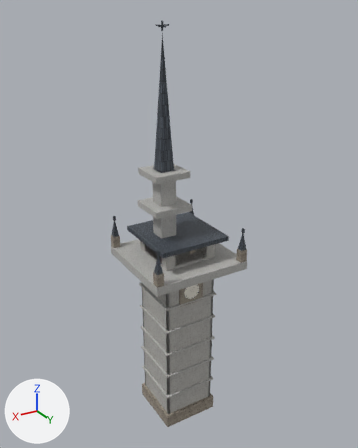
A saved change to the glTF model apps/web/public/world/props/steeple-meetinghouse-climbable.glb.
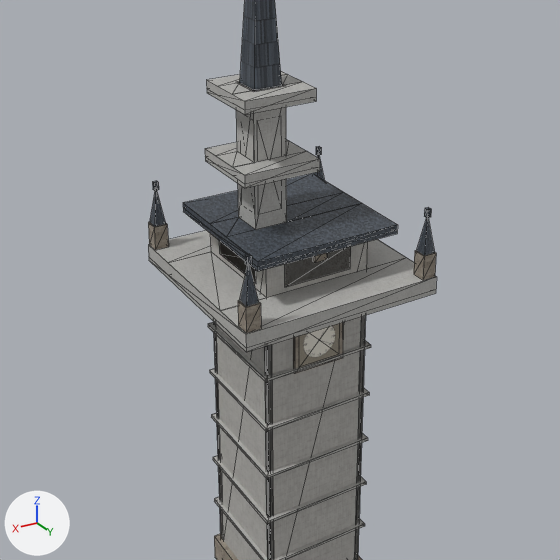
Each version appears first whole from a camera (50 mm lens) standing at (16.9, 28.5, 30.5) and looking at (-0.4, -0.3, 16.1), and next in a close-up on the part from 11% to 85% of the width and 29% to 88% of the height. Arrows for +X, +Y and +Z are at lower left; the lights stay in place. The older version's two pictures come first. The close-ups show mesh edges as thin lines. Vertices at exactly the same position are counted once.

Names of what the first close-up shows: 'steeple-meetinghouse-climbable'.
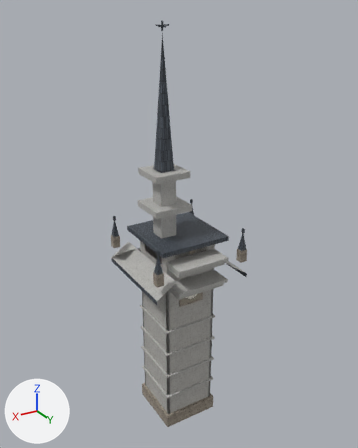
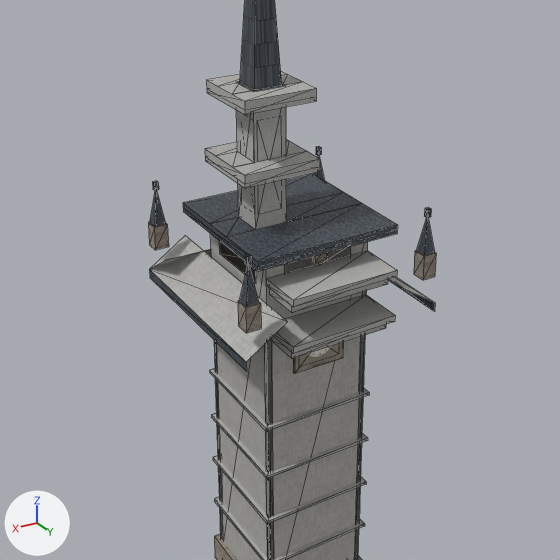
The change in detail:
me_steeple_meetinghouse_climbable is used by ob_steeple_meetinghouse_climbable; location (0.0, 0.0, 0.0).
me_steeple_meetinghouse_climbable had 397 vertices, 454 faces and spanned x -3.7..3.7, y -3.7..3.7, z 0.0..30.0.
me_steeple_meetinghouse_climbable now has 399 vertices, 454 faces and spans x -3.7..3.7, y -3.7..3.7, z 0.0..30.0.
me_steeple_meetinghouse_climbable part 1: the loose piece of 8 vertices spanning x -1.0..1.0, y 2.0..2.1, z 10.8..12.9 is copied, and the copy is scaled about its middle by (2.04, 14.2, 0.114), then moved by (0.0, 0.8, 1.0), in mat_trim; it spans x -2.0..2.0, y 2.0..3.7, z 12.8..13.0.
me_steeple_meetinghouse_climbable part 2: the loose piece of 8 vertices spanning x -1.0..1.0, y 2.0..2.1, z 10.8..12.9 is copied, and the copy is scaled about its middle by (2.04, 14.2, 0.114), then moved by (0.0, 0.8, 2.7), in mat_trim; it spans x -2.0..2.0, y 2.0..3.7, z 14.5..14.7.
me_steeple_meetinghouse_climbable part 3: the loose piece of 12 vertices spanning x -3.7..3.7, y -3.7..3.7, z 13.5 is rebuilt with 14 vertices and now spans x -3.7..3.7, y -3.7..3.7, z 12.6..14.0.
me_steeple_meetinghouse_climbable part 4: the loose piece of 8 vertices spanning x -2.2..2.2, y -2.2..2.2, z 10.9..11.0 is deleted.
Part 5, on me_steeple_meetinghouse_climbable:
16 vertices are removed from x -3.7..3.7, y -3.7..3.7, z 13.4..14.0.
28 faces are deleted.
8 vertices are added at x -1.9..1.9, y 2.0, z 12.4..14.5.
8 new vertices lie (0.0, 1.4, 0.0) away from vertices in x -1.9..1.9, y 2.0, z 12.4..14.5.
16 new faces join them, mat_trim.
12 new faces join them, mat_stone.
Other edits to the shape of me_steeple_meetinghouse_climbable do not show in these pictures.

What differs and where, as boxes [x1, y1, x2, y2] in the close-ups (560 x 560 px; the box of a moved part takes in the faces that stretch with it):
'steeple-meetinghouse-climbable', reshaped
    before: [148, 0, 437, 560]
    after: [148, 0, 436, 560]
part 1 of me_steeple_meetinghouse_climbable, added
    after: [274, 295, 395, 354]
part 2 of me_steeple_meetinghouse_climbable, added
    after: [266, 251, 397, 307]
part 3 of me_steeple_meetinghouse_climbable, rebuilt (not visible before)
    after: [150, 235, 435, 372]
part 4 of me_steeple_meetinghouse_climbable, deleted
    before: [208, 322, 371, 382]
part 5 of me_steeple_meetinghouse_climbable, moved or reshaped
    before: [148, 222, 437, 352]
    after: [148, 222, 436, 359]
